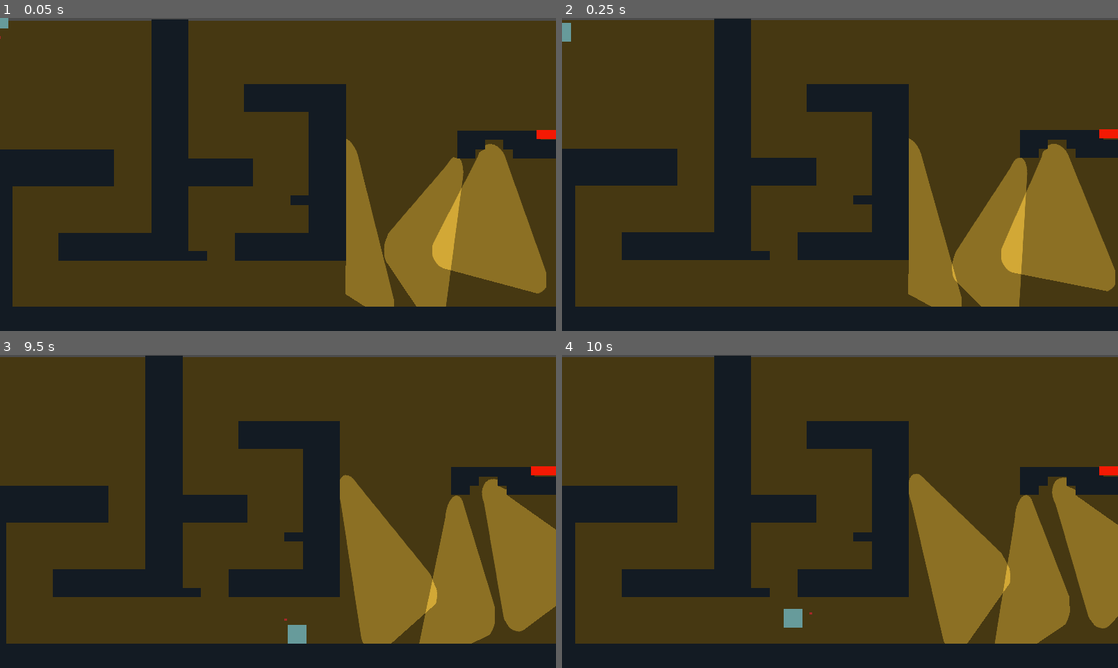
Above: before the commit, frames 1-4 (two rows, left to right).
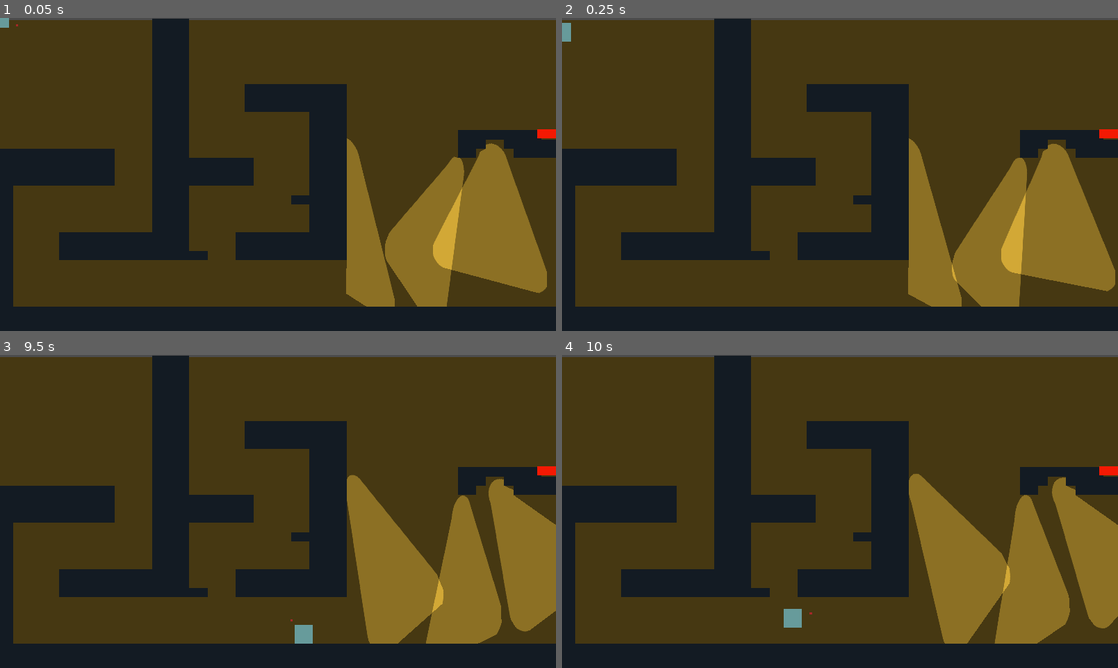
Above: after the commit, the same moments.

Repository: mightyminebuster/Github-GameOff-2020
Game: Godot game, scene res://Rooms/Level-Jail-1.tscn
Same seed, same stepped clock (60 frames per second), same inputs: the game is played once before the commit and once after it. This scene is started directly instead of the project's main scene.
Inputs (mouse positions are in pixels of both pictures, inside the frame that each line leads up to):
- Up to frame 1 (0.05 s): no input
- Up to frame 2 (0.25 s): no input
- Up to frame 3 (9.5 s): move the mouse to (400, 495) at 0.52 s; hold D (move_right) 0.53-2.03 s; tap Shift (dash) every 1.5 s from 0.6 to 8.1 s; tap Space (jump) at 0.77, 1.52, 3.02, 3.77, 4.52, 6.02, 6.77, 7.52, 9.02 s; move the mouse to (166, 527) at 1.27 s; click (166, 527) at 1.35 s; move the mouse to (333, 442) at 2.02 s; hold A (move_left) 2.03-2.78 s; move the mouse to (250, 574) at 2.77 s; hold D (move_right) 2.78-4.28 s; click (250, 574) at 2.85 s; move the mouse to (444, 558) at 3.52 s; move the mouse to (111, 464) at 4.27 s; hold A (move_left) 4.28-5.03 s; click (111, 464) at 4.35 s; move the mouse to (305, 511) at 5.02 s; hold D (move_right) 5.03-5.78 s; move the mouse to (194, 433) at 5.77 s; hold A (move_left) 5.78-7.28 s; click (194, 433) at 5.85 s; move the mouse to (400, 495) at 6.52 s; move the mouse to (166, 527) at 7.27 s; hold D (move_right) from 7.28 s (still down); click (166, 527) at 7.35 s; move the mouse to (333, 442) at 8.02 s; move the mouse to (250, 574) at 8.77 s; click (250, 574) at 8.85 s
- Up to frame 4 (10 s): move the mouse to (1006, 558) at 9.52 s; release D (move_right) at 9.53 s; hold A (move_left) from 9.53 s (still down); tap Shift (dash) at 9.6 s; tap Space (jump) at 9.77 s

The runs differ from the first frame. In frame 1, 1.5% of the frame differs, in the area x 0-100%, y 0-93%; in frame 2, 0.1%; in frame 3, 7.1%, in the area x 1-100%, y 0-93%; in frame 4, 0.1%.
Error after the commit: Invalid get index 'position' (on base: 'null instance'). (res://Objects/Camera/Camera2D.gd:22)

Commit message:
Fixed Death Bug

Diff:
--- a/SourceCode/Rooms/Demo.tscn
+++ b/SourceCode/Rooms/Demo.tscn
@@ -43,13 +43,13 @@
 
 [node name="PendulumSaw" parent="Obstacles" instance=ExtResource( 7 )]
 position = Vector2( 256, 704 )
-rotation = -1.23715
+rotation = -0.217775
 rotation_type = "FullRotation"
 offset = 256
 
 [node name="PendulumSaw2" parent="Obstacles" instance=ExtResource( 7 )]
 position = Vector2( 1584, 688 )
-rotation = -1.12593
+rotation = 0.233232
 offset = 256
 
 [node name="SecurityCamera" parent="Obstacles" instance=ExtResource( 9 )]
--- a/SourceCode/Rooms/Level-Jail-1.tscn
+++ b/SourceCode/Rooms/Level-Jail-1.tscn
@@ -7,7 +7,7 @@
 [ext_resource path="res://Objects/Obstacles/SecurityCamera/SecurityCamera.tscn" type="PackedScene" id=6]
 [ext_resource path="res://Objects/Tilesets/DieTiles.tscn" type="PackedScene" id=8]
 
-[node name="Level-Jail" type="Node2D"]
+[node name="Level-Jail-1" type="Node2D"]
 
 [node name="Background" type="Node2D" parent="."]
 
